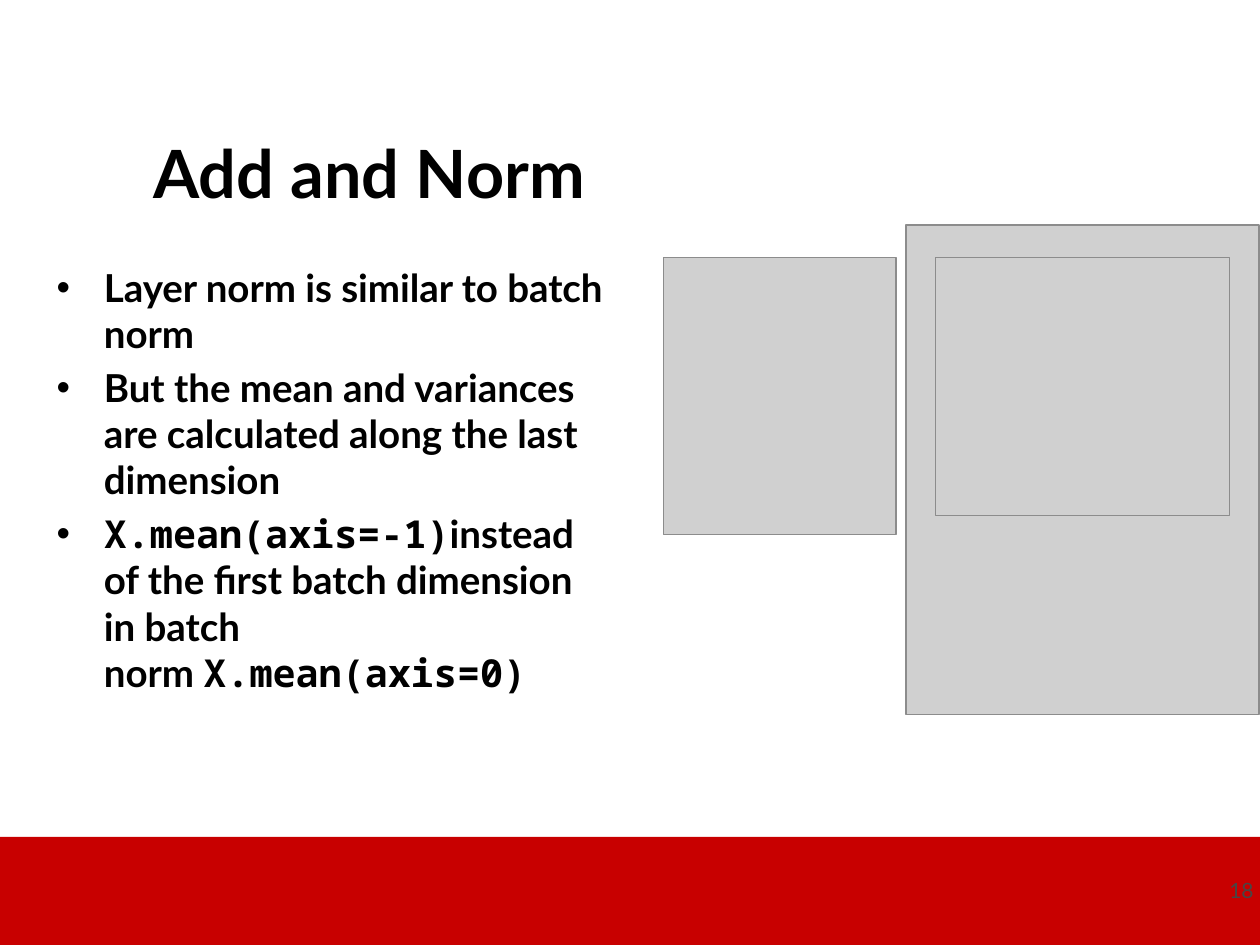
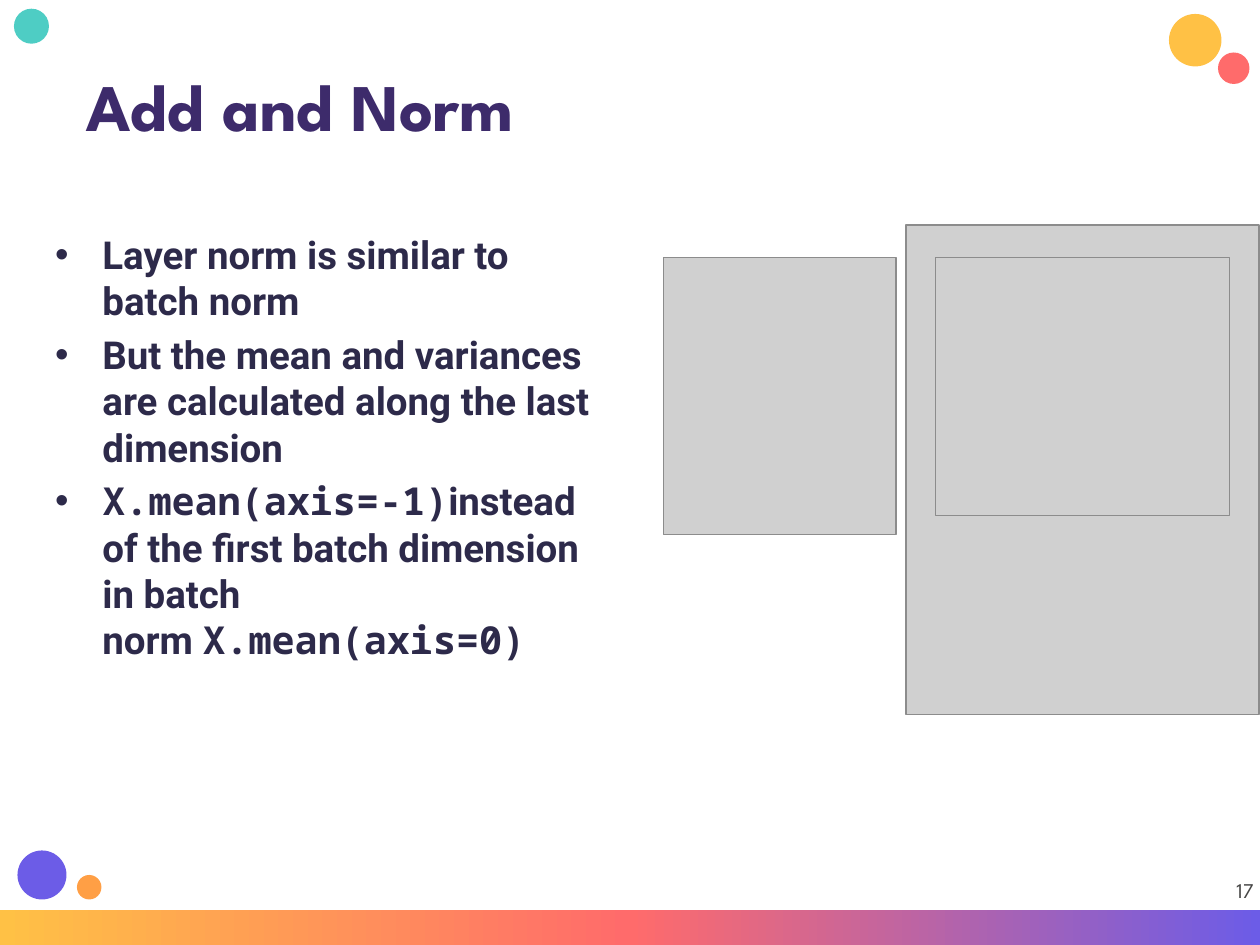
Before and after one commit to dantongyu/d2l-pytorch-colab, a slide deck: slide 17 of Presentations/Day-3-Attention-Transformer-ChatGPT.pptx (slide 18 before the commit). Drawn at 1260x945 pixels with LibreOffice and Linux fonts; fonts in the diff are those of the drawing; grey boxes stand for pictures; background and template pictures are left out. Boxes give left, top, right and bottom in pixels: in the first picture for what was removed or moved away, otherwise in the second. Text is boxed around its words. In the diff, an @@ line names an element or a change of style, - is before the commit and + after.

```diff
--- a/Presentations/Day-3-Attention-Transformer-ChatGPT.pptx
+++ b/Presentations/Day-3-Attention-Transformer-ChatGPT.pptx
@@ ellipse added at (x1=14, y1=9, x2=49, y2=44), fill #4ECDC4 @@
@@ ellipse added at (x1=1169, y1=14, x2=1222, y2=67), fill #FFC145 @@
@@ title "Add and Norm" moved from (x1=153, y1=148, x2=585, y2=199) to (x1=86, y1=85, x2=513, y2=132) @@
@@ title "Add and Norm" at (x1=86, y1=85, x2=513, y2=132): font Lato to League Spartan, text colour #000000 to #3D2B6B @@
@@ ellipse added at (x1=1218, y1=53, x2=1250, y2=84), fill #FF6B6B @@
@@ text "Layer norm is similar to ..." moved from (x1=104, y1=273, x2=602, y2=694) to (x1=102, y1=240, x2=590, y2=661) @@
@@ text "Layer norm is similar to ..." at (x1=102, y1=240, x2=590, y2=661): font Lato to Roboto in "Layer norm is similar to batch norm", "But the mean and variances are calculated ...", "X.mean(axis=-1)instead of the first batch dimension in ..."; text colour #000000 to #2D2A4A @@
@@ ellipse added at (x1=18, y1=850, x2=67, y2=900), fill #6C5CE7 @@
@@ ellipse added at (x1=77, y1=874, x2=101, y2=898), fill #FF9F45 @@
@@ page number at (x1=1236, y1=884, x2=1253, y2=898): text changed; font Lato to League Spartan @@
-18
+17
@@ rectangle resized from (x1=0, y1=837, x2=1260, y2=945) to (x1=0, y1=910, x2=1260, y2=945) @@
@@ rectangle at (x1=0, y1=910, x2=1260, y2=945): fill #C80000 to gradient #FFC145 to #FF6B6B to #6C5CE7 @@
```
Also in this commit, not shown: 29 other slides changed, 1 slide removed, 1 other file.
